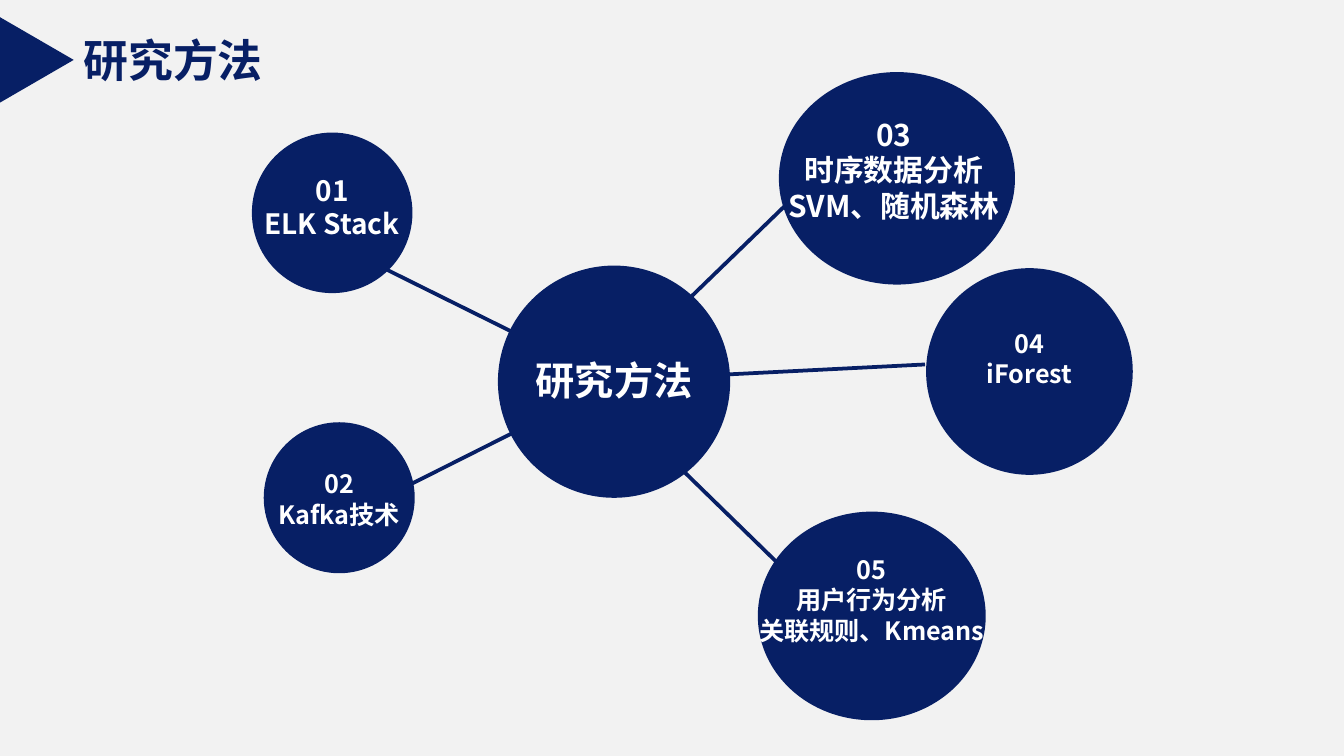
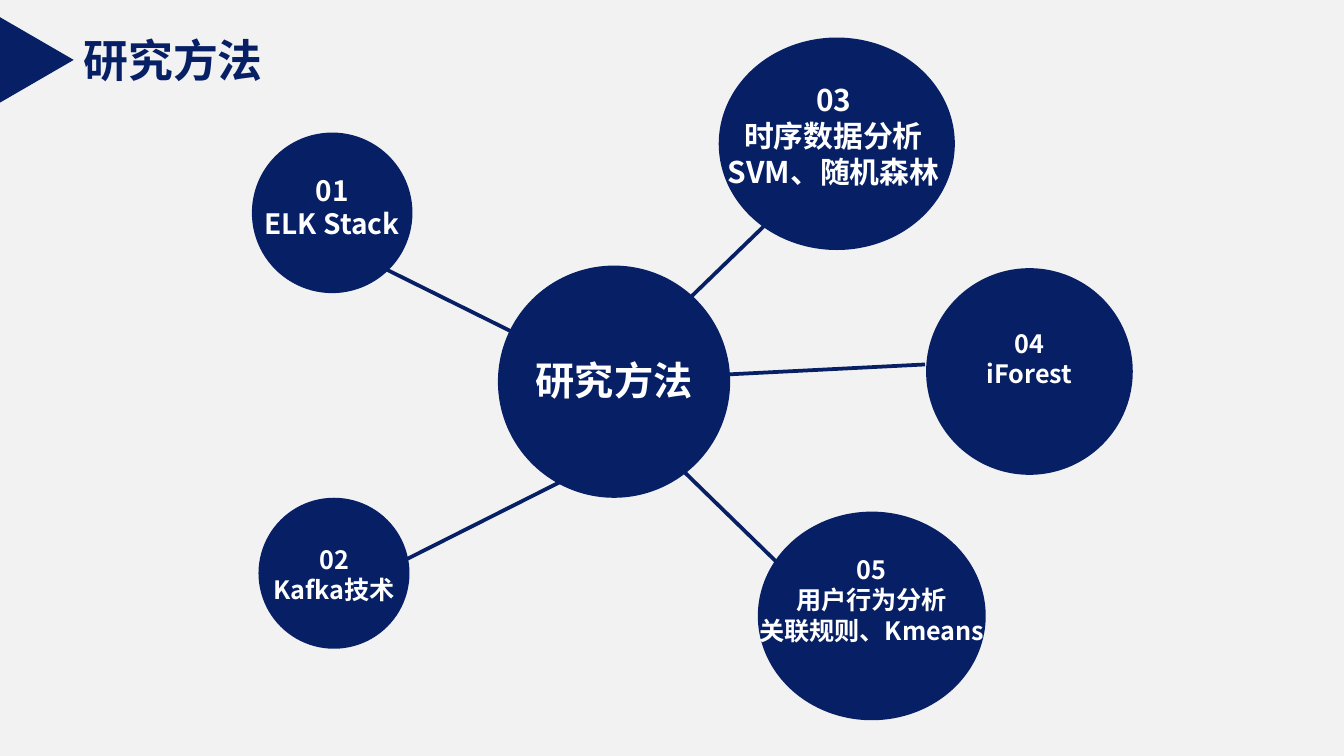
Before and after one commit to SmileWR/2019-, a slide deck: slide 8 of 开题答辩1118.pptx. Drawn at 1344x756 pixels with LibreOffice and Linux fonts; fonts in the diff are those of the drawing. Boxes give left, top, right and bottom in pixels: in the first picture for what was removed or moved away, otherwise in the second. Text is boxed around its words. In the diff, an @@ line names an element or a change of style, - is before the commit and + after.

```diff
--- a/开题答辩1118.pptx
+++ b/开题答辩1118.pptx
@@ ellipse: place and size @@
-ellipse at [780, 73, 1016, 285]
+ellipse at [719, 38, 956, 250]
@@ text "03": place and size @@
-text "03" at [788, 123, 999, 225]
+text "03" at [728, 88, 939, 191]
@@ 1 text, 1 ellipse, 1 line: place and size @@
-1 text, 1 ellipse, 1 line at [263, 383, 612, 573]
+1 text, 1 ellipse, 1 line at [258, 458, 606, 648]
```
Also in this commit, not shown: 5 other slides changed.
